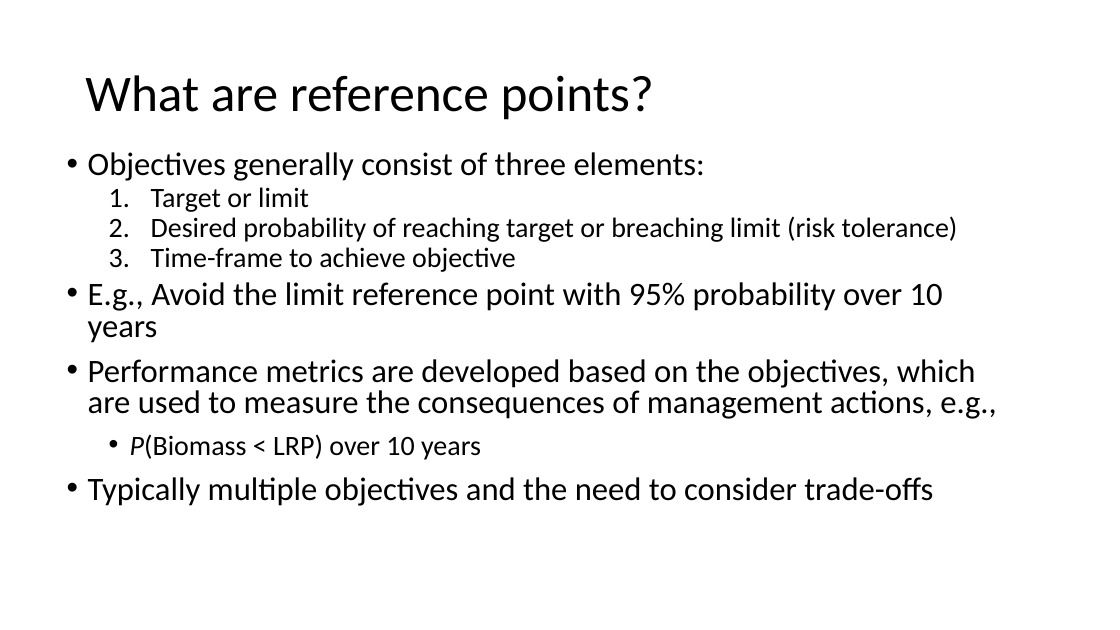
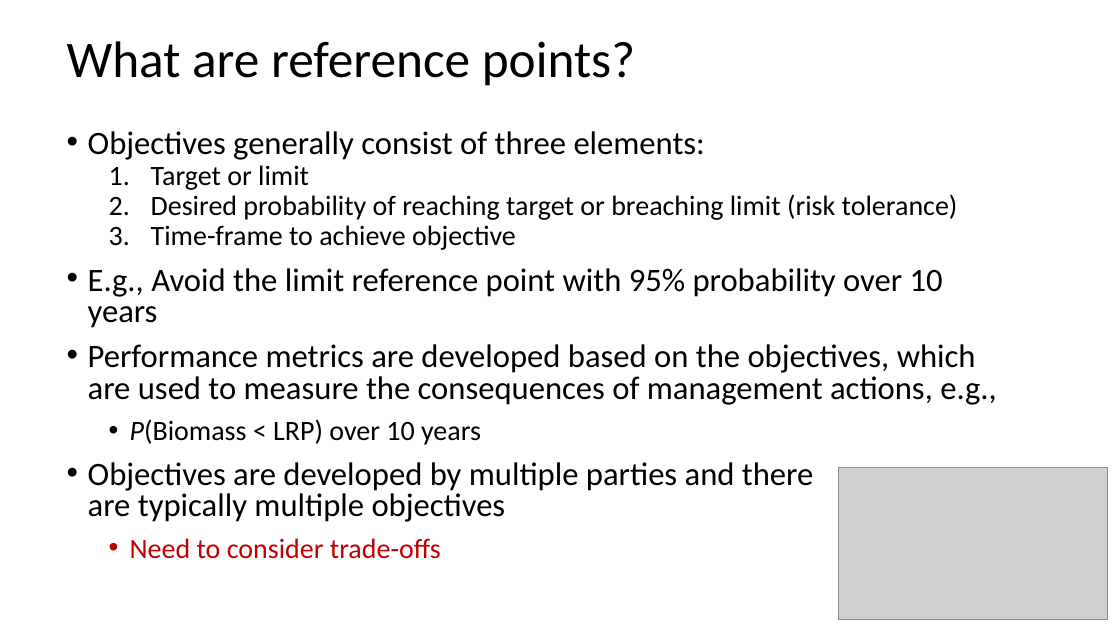
Before and after one commit to TESA-workshops/Ref-Pt-101, a slide deck: slide 11 of RefPt101_221110tb.pptx. Drawn at 1120x630 pixels with LibreOffice and Linux fonts; fonts in the diff are those of the drawing; grey boxes stand for pictures. Boxes give left, top, right and bottom in pixels: in the first picture for what was removed or moved away, otherwise in the second. Text is boxed around its words. In the diff, an @@ line names an element or a change of style, - is before the commit and + after.

```diff
--- a/RefPt101_221110tb.pptx
+++ b/RefPt101_221110tb.pptx
@@ title "What are reference points?" moved from (x1=85, y1=75, x2=654, y2=120) to (x1=67, y1=41, x2=635, y2=86) @@
@@ text "Objectives generally consist of three ..." moved from (x1=88, y1=152, x2=997, y2=506) to (x1=88, y1=131, x2=997, y2=522) @@
@@ text at (x1=88, y1=268, x2=943, y2=328): more space between paragraphs @@
@@ text at (x1=88, y1=462, x2=813, y2=522): text changed @@
-• Typically multiple objectives and the need to consider trade-offs
+• Objectives are developed by multiple parties and there
+  are typically multiple objectives
+  • Need to consider trade-offs
@@ picture added at (x1=839, y1=467, x2=1108, y2=619) @@
```
Also in this commit, not shown: 14 other slides changed.
